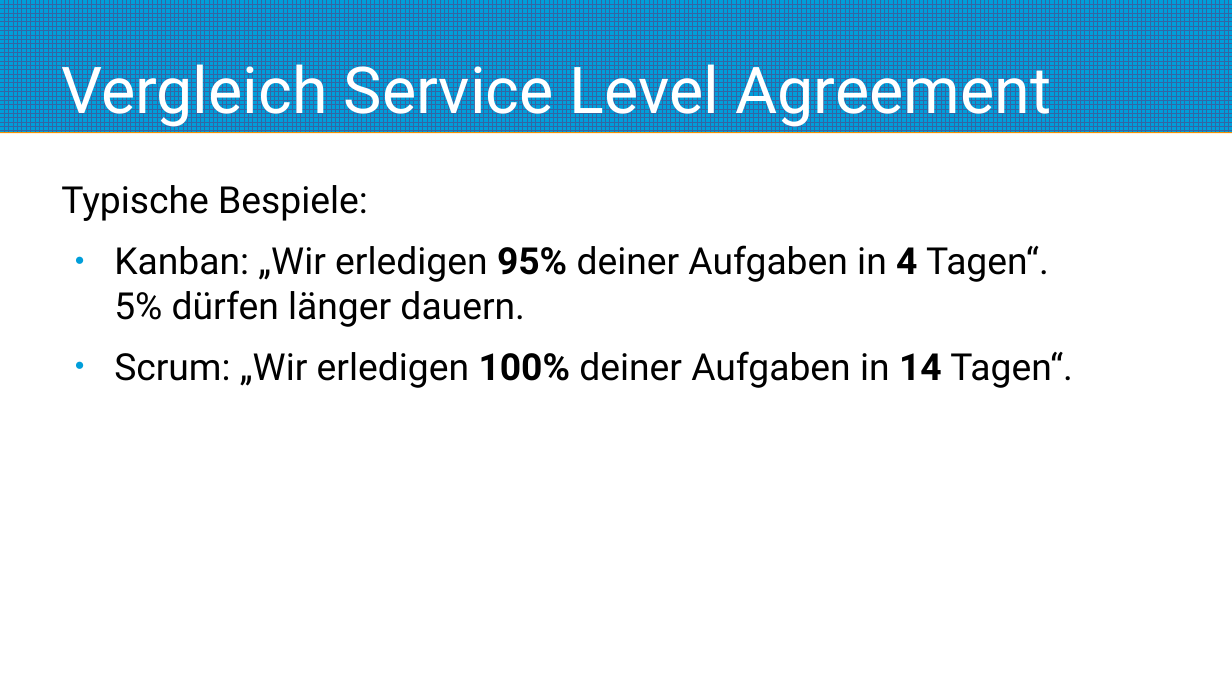
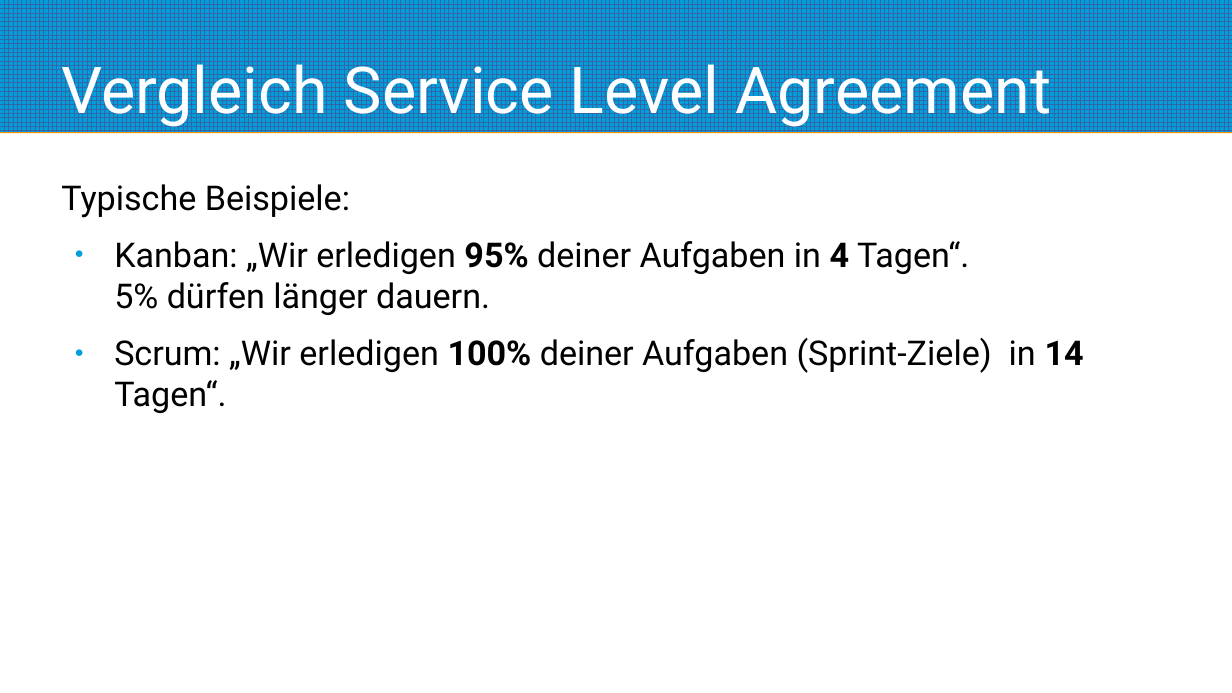
Before and after one commit to roskakori/talks, a slide deck: slide 8 of campus02/erweiterte_aspekte_der_agilitaet/04 Kanban Umsetzen/06 Kanban Metriken und Service Level.odp. Drawn at 1232x693 pixels with LibreOffice and Linux fonts; fonts in the diff are those of the drawing. Boxes give left, top, right and bottom in pixels: in the first picture for what was removed or moved away, otherwise in the second. Text is boxed around its words. In the diff, an @@ line names an element or a change of style, - is before the commit and + after.

Commit message:
* 02/03 Backlog und Priorisierung   * Prioisieren mit ICE-Scoring ergänzt   * Prioisieren mit Story Maps ergänzt
* 04/06 Kanban Metriken und Service Level
  * Scrum SLA präzisiert: Aufgaben vs Sprint-Ziele
  * Zusammenfassung vervollständigt.

* 04/11 Verbesserung im widrigen Umfeld
  * Folie zu Gelassenheit ergänzt
  * Folie zu innerem Antrieb ergänzt

```diff
--- a/campus02/erweiterte_aspekte_der_agilitaet/04 Kanban Umsetzen/06 Kanban Metriken und Service Level.odp
+++ b/campus02/erweiterte_aspekte_der_agilitaet/04 Kanban Umsetzen/06 Kanban Metriken und Service Level.odp
@@ text at (61, 184, 350, 218): text changed; size 24 to 22 pt @@
-Typische Bespiele:
+Typische Beispiele:
@@ text at (114, 241, 969, 315): size 24 to 22 pt in "Kanban: „Wir erledigen 95% deiner Aufgaben in ..." @@
@@ text at (114, 338, 1084, 413): text changed; size 24 to 22 pt @@
-● Scrum: „Wir erledigen 100% deiner Aufgaben in 14 Tagen“.
+● Scrum: „Wir erledigen 100% deiner Aufgaben (Sprint-Ziele) in 14 Tagen“.
```
Also in this commit, not shown: 1 other slide changed, 3 other files.
